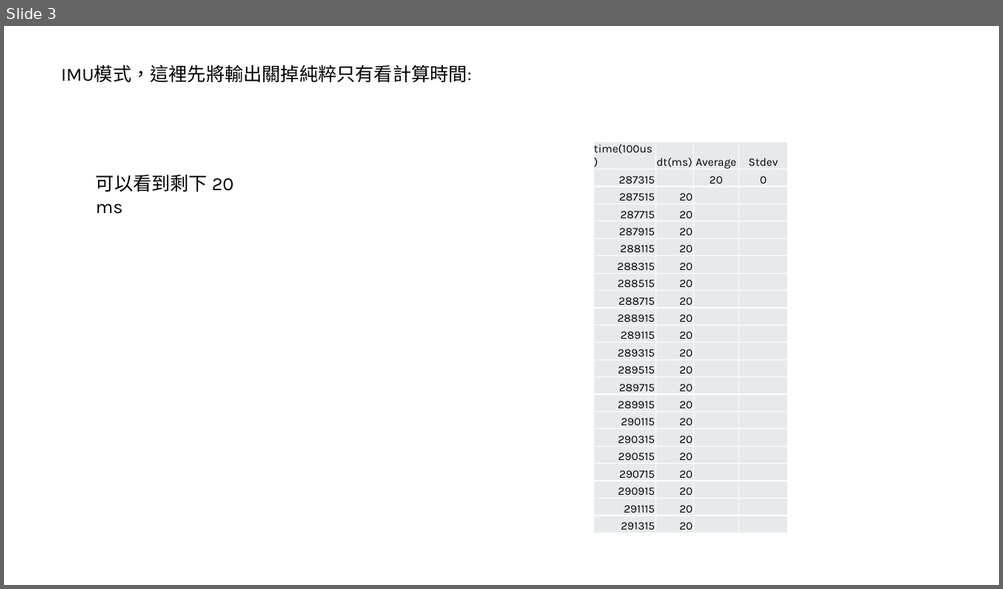
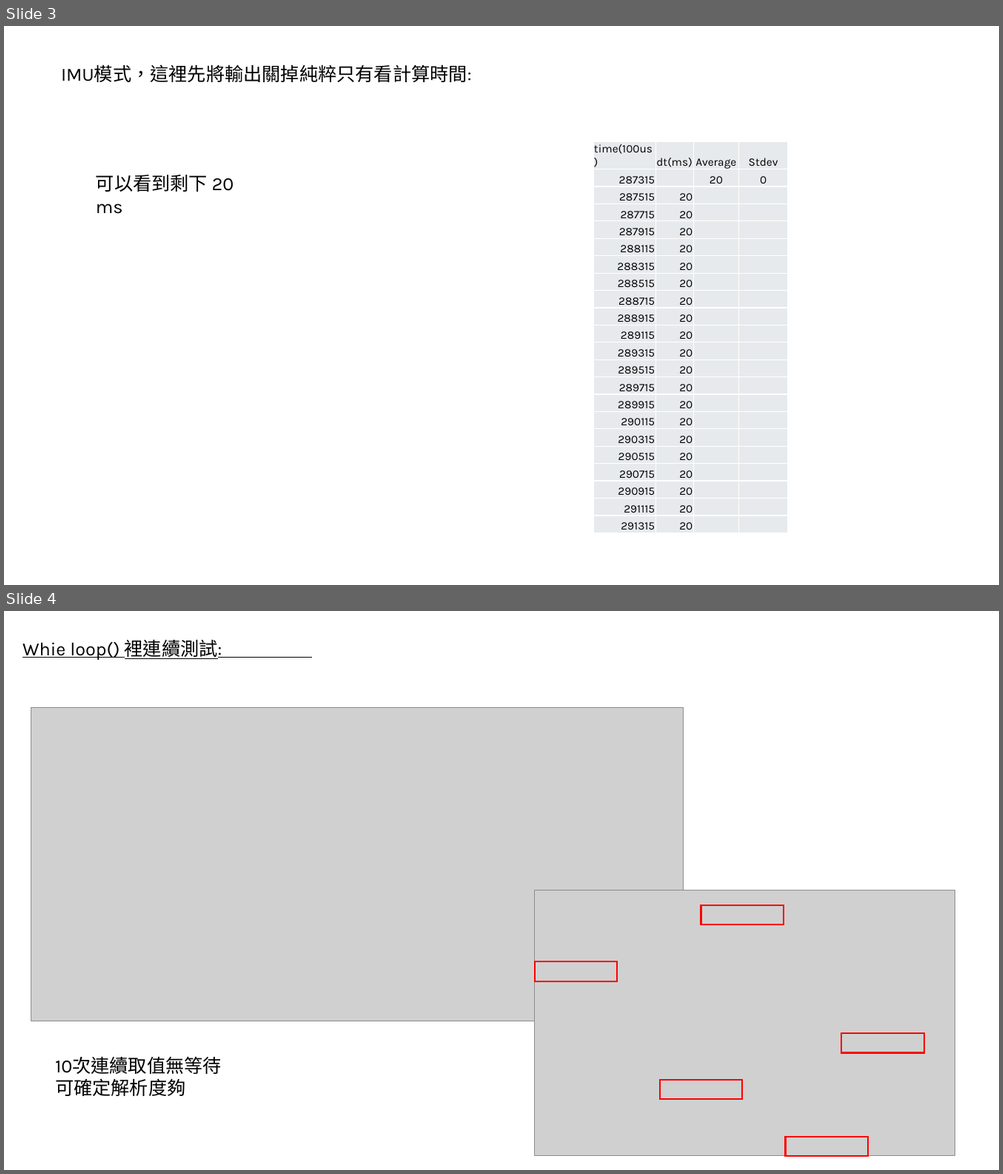
Before and after one commit to adamShiau/adamShiau_FPGA, a slide deck: intel_IP/IRIS/HW_IP/Interface/花費時間測試.pptx. Shown one above the other, each under a label of ours: slide 3 before the commit, slides 3 and 4 after it. The pictures are 1003x589 and 1003x1174 pixels, drawn with LibreOffice and Linux fonts; fonts in the diff are those of the drawing; grey boxes stand for pictures. Boxes give left, top, right and bottom in pixels: in the first picture for what was removed or moved away, otherwise in the second. Text is boxed around its words. In the diff, an @@ line names an element or a change of style, - is before the commit and + after.

```diff
--- a/intel_IP/IRIS/HW_IP/Interface/花費時間測試.pptx
+++ b/intel_IP/IRIS/HW_IP/Interface/花費時間測試.pptx
@@ slide 4 added at [4, 611, 999, 1170], background #FFFFFF @@
@@ text added at [22, 639, 222, 660], 18 pt, text #000000, underline @@
+Whie loop() 裡連續測試:
@@ picture added at [31, 707, 683, 1021] @@
@@ picture added at [535, 891, 956, 1156] @@
@@ rectangle added at [701, 906, 784, 925], outline #FF0000 1.5 pt @@
@@ rectangle added at [535, 963, 617, 982], outline #FF0000 1.5 pt @@
@@ rectangle added at [841, 1034, 924, 1054], outline #FF0000 1.5 pt @@
@@ text added at [55, 1056, 222, 1096], 18 pt, text #000000 @@
+10次連續取值無等待
+可確定解析度夠
@@ rectangle added at [660, 1080, 743, 1099], outline #FF0000 1.5 pt @@
@@ rectangle added at [785, 1137, 868, 1156], outline #FF0000 1.5 pt @@
```
Also in this commit, not shown: 5 other slides added, 1 slide removed, 6 other files.
